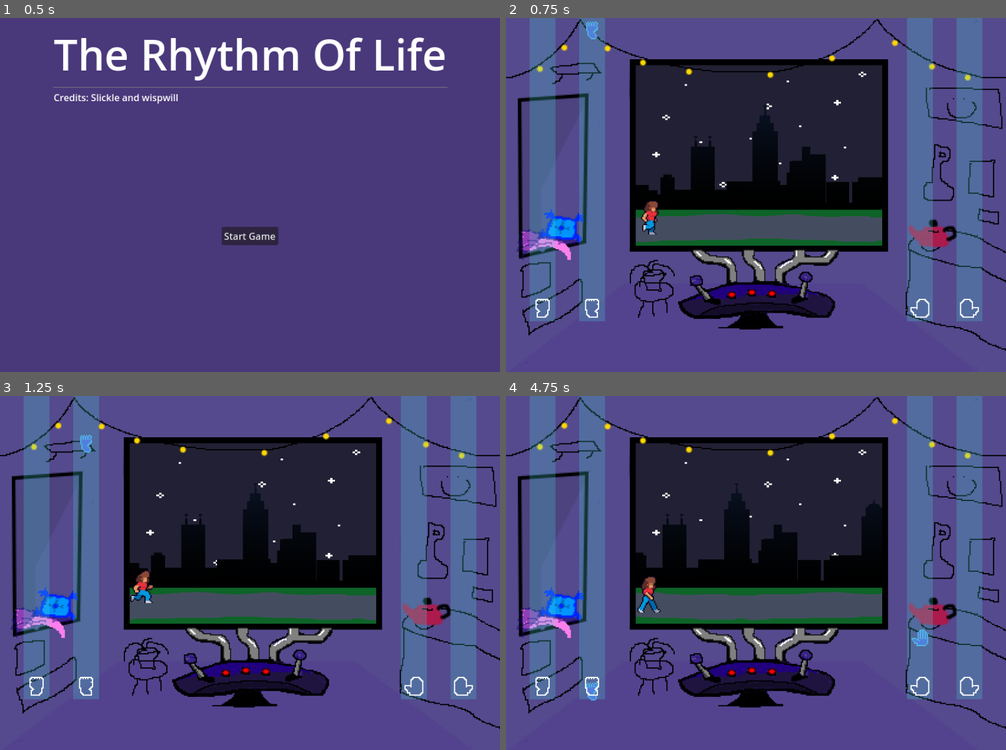
Above: before the commit, frames 1-4 (two rows, left to right).
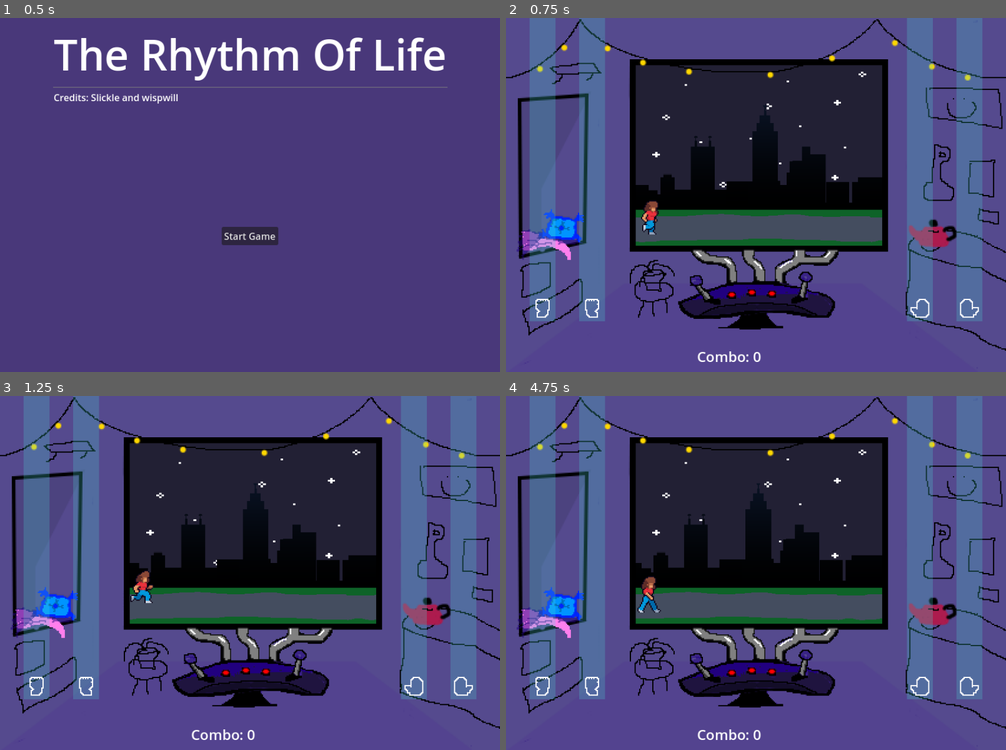
Above: after the commit, the same moments.

Repository: SlickleCode/GMTK2024
Game: Godot game, scene res://scenes/start.tscn
Two runs of this game, one before a commit and one after it. Both use one fixed random seed, a clock stepped at 60 frames per second and the inputs below. Sound files missing from this copy of the repository are replaced by a short silence.
Inputs:
- Up to frame 1 (0.5 s): no input
- Up to frame 2 (0.75 s): click "Start Game" at 0.5 s
- Up to frame 3 (1.25 s): no input
- Up to frame 4 (4.75 s): hold K (right_hand) 1.28-2.03 s; hold J (left_hand) 2.03-2.78 s; hold K (right_hand) 2.78-4.28 s; hold J (left_hand) from 4.28 s (still down)

Frame 1 is identical in both runs. In frame 2, 0.3% of the frame differs, in the area x 16-51%, y 0-98%; in frame 3, 0.3%; in frame 4, 4.6%, in the area x 16-85%, y 24-98%.

Commit message:
adding FLAVOR

Diff:
--- a/main.gd
+++ b/main.gd
@@ -1,56 +1,85 @@
 extends Node2D
 
 var score = 0
+var combo = 0
+var schmoving = true
+var difficulty = 0
+var beat_stretch = 0
 
 func _ready():
 	randomize()
-	$Conductor.play_with_beat_offset(8)
+	$Conductor.play_with_beat_offset(0)
 
 func _physics_process(delta):
-	$BigSkyLine.position.x -= .1
-	if $BigSkyLine.position.x < 110:
-		$BigSkyLine.position.x = 429
-	$BigPath.position.x -= .5
-	if $BigPath.position.x < 110:
-		$BigPath.position.x = 324
+	if schmoving:
+		$HUD/Combo.text = "Combo: " + str(combo)
+		$BigSkyLine.position.x -= .1
+		if $BigSkyLine.position.x < 110:
+			$BigSkyLine.position.x = 429
+		$BigPath.position.x -= .5
+		if $BigPath.position.x < 110:
+			$BigPath.position.x = 324
 
-	if Input.is_action_just_pressed('left_leg'):
-		print('left leg button')
-		score += $NoteManager.check_for_points(Enums.Limb.LEFT_FOOT)
-		print('Score: ' + str(score))
-	elif Input.is_action_just_pressed('right_leg'):
-		print('right leg button')
-		score += $NoteManager.check_for_points(Enums.Limb.RIGHT_FOOT)
-		print('Score: ' + str(score))
-	elif Input.is_action_just_pressed('left_hand'):
-		print('left hand button')
-		score += $NoteManager.check_for_points(Enums.Limb.LEFT_HAND)
-		print('Score: ' + str(score))
-	elif Input.is_action_just_pressed('right_hand'):
-		print('right hand button')
-		score += $NoteManager.check_for_points(Enums.Limb.RIGHT_HAND)
-		print('Score: ' + str(score))
+		if Input.is_action_just_pressed('left_leg'):
+			handle_note_input($InputManager/LeftLegInputSpot, Enums.Limb.LEFT_FOOT)
+		if Input.is_action_just_pressed('right_leg'):
+			handle_note_input($InputManager/RightLegInputSpot, Enums.Limb.RIGHT_FOOT)
+		if Input.is_action_just_pressed('left_hand'):
+			handle_note_input($InputManager/LeftHandInputSpot, Enums.Limb.LEFT_HAND)
+		if Input.is_action_just_pressed('right_hand'):
+			handle_note_input($InputManager/RightHandInputSpot, Enums.Limb.RIGHT_HAND)
 
-func _on_conductor_beat(position):
-	#print(position)
-	pass
+func handle_note_input(sprite_node, limb_enum):
+	var temp_score = $NoteManager.check_for_points(limb_enum)
+	if temp_score > 0:
+		combo += 1
+		score += temp_score
+		var tween = get_tree().create_tween()
+		tween.tween_property(sprite_node, "scale", Vector2(1.2, 1.2), .1)
+		tween.tween_property(sprite_node, "scale", Vector2(1, 1), .2)
+	else:
+		combo = 0
+
+func _on_conductor_beat(beat_position):
+	var relative_beat = beat_position - beat_stretch
+	if relative_beat > 12:
+		difficulty = 1
+	if relative_beat > 48:
+		difficulty = 2
+	if relative_beat > 90:
+		difficulty = 1
+	if relative_beat > 96:
+		difficulty = 3
+	if relative_beat > 100:
+		difficulty = 1
 
 
-func _on_conductor_spot_in_measure(position):
-	if position == 1:
+func _on_conductor_spot_in_measure(measure_position):
+	if measure_position == 1:
+		check_difficulty_and_spawn()
+	elif measure_position == 2:
+		check_difficulty_and_spawn()
+	elif measure_position == 3:
+		check_difficulty_and_spawn()
+	elif measure_position == 4:
+		check_difficulty_and_spawn()
+
+func check_difficulty_and_spawn():
+	if difficulty == 1:
 		$NoteManager.create_random_note()
-	elif position == 2:
-		$NoteManager.create_random_note()
-	elif position == 3:
-		$NoteManager.create_random_note()
-	elif position == 4:
-		$NoteManager.create_random_note()
-
+	elif difficulty == 2:
+		$NoteManager.create_two_random_note()
+	elif difficulty == 3:
+		$NoteManager.create_three_random_note()
+	elif difficulty == 4:
+		$NoteManager.create_four_random_note()
 
 func _on_conductor_finished():
+	schmoving = false
+	$CanvasLayer/end_screen.update_score(score)
 	await get_tree().create_timer(3.0).timeout
 	$Big.play("walk")
 	await get_tree().create_timer(3.0).timeout
 	$Big.play("wait")
-	await get_tree().create_timer(4.0).timeout
+	await get_tree().create_timer(3.0).timeout
 	$CanvasLayer.show()
--- a/main.tscn
+++ b/main.tscn
@@ -231,6 +231,24 @@
 size_flags_horizontal = 4
 size_flags_vertical = 4
 
+[node name="HUD" type="CanvasLayer" parent="."]
+
+[node name="Combo" type="Label" parent="HUD"]
+anchors_preset = -1
+anchor_left = 0.462
+anchor_top = 0.962
+anchor_right = 0.538
+anchor_bottom = 0.981
+offset_left = -60.776
+offset_top = -20.2001
+offset_right = -30.224
+offset_bottom = 2.39996
+grow_horizontal = 2
+grow_vertical = 0
+size_flags_vertical = 8
+theme_override_font_sizes/font_size = 24
+text = "Combo: "
+
 [connection signal="beat" from="Conductor" to="." method="_on_conductor_beat"]
 [connection signal="finished" from="Conductor" to="." method="_on_conductor_finished"]
 [connection signal="spot_in_measure" from="Conductor" to="." method="_on_conductor_spot_in_measure"]
--- a/scenes/end_screen.tscn
+++ b/scenes/end_screen.tscn
@@ -24,7 +24,7 @@
 layout_mode = 2
 size_flags_horizontal = 4
 size_flags_vertical = 4
-color = Color(0.309804, 0.176471, 0.321569, 0.827451)
+color = Color(0.309804, 0.176471, 0.321569, 0)
 
 [node name="MarginContainer" type="MarginContainer" parent="GridContainer/ColorRect"]
 layout_mode = 1
@@ -33,11 +33,37 @@
 anchor_bottom = 1.0
 grow_horizontal = 2
 grow_vertical = 2
+theme_override_constants/margin_left = 100
 theme_override_constants/margin_top = 10
+theme_override_constants/margin_right = 100
 
-[node name="Label" type="Label" parent="GridContainer/ColorRect/MarginContainer"]
+[node name="ColorRect" type="ColorRect" parent="GridContainer/ColorRect/MarginContainer"]
+custom_minimum_size = Vector2(0, 120)
+layout_mode = 2
+size_flags_vertical = 0
+color = Color(0, 0, 0, 1)
+
+[node name="VBoxContainer" type="VBoxContainer" parent="GridContainer/ColorRect/MarginContainer/ColorRect"]
+layout_mode = 1
+anchors_preset = 15
+anchor_right = 1.0
+anchor_bottom = 1.0
+grow_horizontal = 2
+grow_vertical = 2
+size_flags_vertical = 0
+
+[node name="Label" type="Label" parent="GridContainer/ColorRect/MarginContainer/ColorRect/VBoxContainer"]
 layout_mode = 2
 size_flags_horizontal = 4
 size_flags_vertical = 0
 theme_override_font_sizes/font_size = 36
 text = "Score: "
+vertical_alignment = 1
+
+[node name="Button" type="Button" parent="GridContainer/ColorRect/MarginContainer/ColorRect/VBoxContainer"]
+layout_mode = 2
+size_flags_horizontal = 4
+size_flags_vertical = 8
+text = "Menu"
+
+[connection signal="pressed" from="GridContainer/ColorRect/MarginContainer/ColorRect/VBoxContainer/Button" to="." method="_on_button_pressed"]
--- a/scripts/conductor.gd
+++ b/scripts/conductor.gd
@@ -48,11 +48,11 @@
 	time_off_beat = abs(closest * sec_per_beat - song_position)
 	return Vector2(closest, time_off_beat)
 
-func play_from_beat(beat, offset):
+func play_from_beat(beat_num, offset):
 	play()
-	seek(beat * sec_per_beat)
+	seek(beat_num * sec_per_beat)
 	beats_before_start = offset
-	cur_measure_spot = beat % measures
+	cur_measure_spot = beat_num % measures
 
 
 func _on_start_timer_timeout():
--- a/scripts/end_screen.gd
+++ b/scripts/end_screen.gd
@@ -1,4 +1,7 @@
 extends Control
 
 func update_score(new_score):
-	$GridContainer/ColorRect/MarginContainer/Label.text = "Score: " + new_score
+	$GridContainer/ColorRect/MarginContainer/ColorRect/VBoxContainer/Label.text = "Score: " + str(new_score)
+
+func _on_button_pressed():
+	get_tree().change_scene_to_file("res://scenes/start.tscn")
--- a/scripts/note.gd
+++ b/scripts/note.gd
@@ -16,8 +16,6 @@
 	$NotePicture.texture = notes[body_part]
 
 func _on_poor_rating_area_entered(area):
-	#TODO remove
-	print('tomato')
 	potential_score += 1
 
 func _on_good_rating_area_entered(area):
--- a/scripts/note_manager.gd
+++ b/scripts/note_manager.gd
@@ -20,6 +20,23 @@
 func create_random_note():
 	create_note_of_type(randi_range(0, 3))
 
+func create_two_random_note():
+	var random_note = randi_range(0, 3)
+	create_note_of_type(random_note)
+	create_note_of_type((random_note + 1) % 4)
+
+func create_three_random_note():
+	var random_note = randi_range(0, 3)
+	create_note_of_type(random_note)
+	create_note_of_type((random_note + 1) % 4)
+	create_note_of_type((random_note + 2) % 4)
+
+func create_four_random_note():
+	create_note_of_type(0)
+	create_note_of_type(1)
+	create_note_of_type(2)
+	create_note_of_type(3)
+
 func create_note_of_type(limb_type):
 	var note_instance = note_scene.instantiate()
 	note_instance.body_part = limb_type
